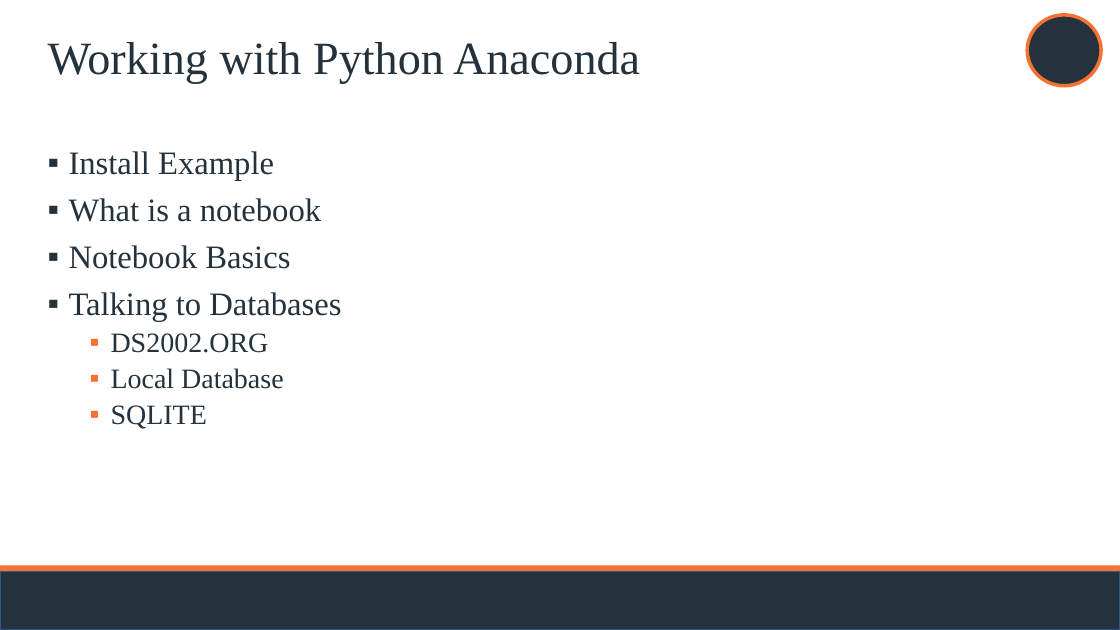
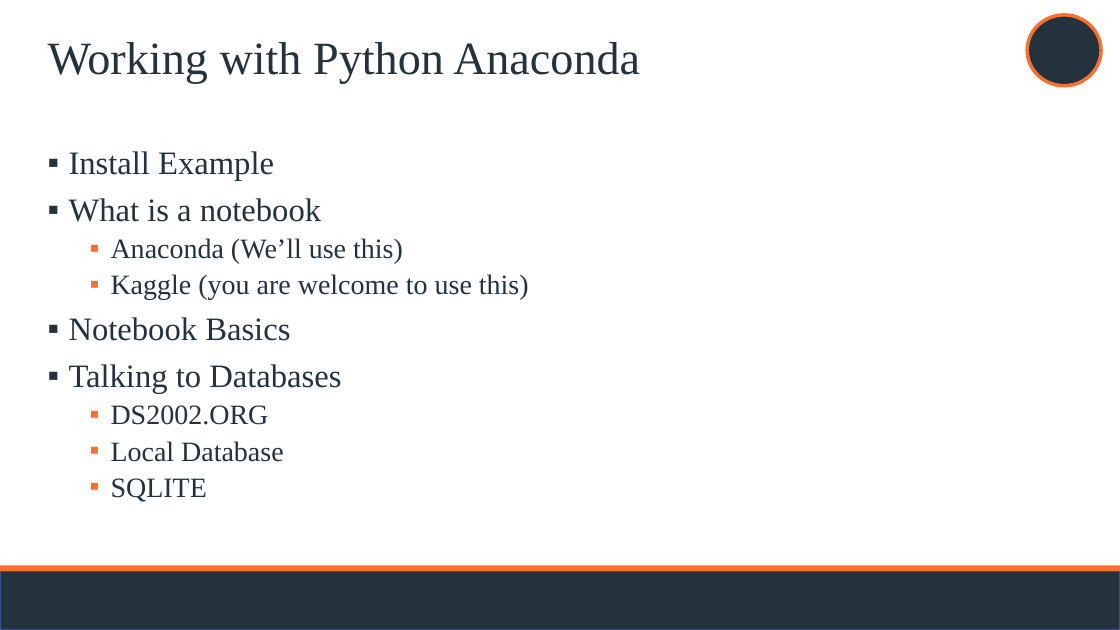
Before and after one commit to fourfeatherz/DS2002F24, a slide deck: slide 3 of decks/Python and Databases.pptx. Drawn at 1120x630 pixels with LibreOffice and Linux fonts; fonts in the diff are those of the drawing; background and template pictures are left out. Boxes give left, top, right and bottom in pixels: in the first picture for what was removed or moved away, otherwise in the second. Text is boxed around its words. In the diff, an @@ line names an element or a change of style, - is before the commit and + after.

```diff
--- a/decks/Python and Databases.pptx
+++ b/decks/Python and Databases.pptx
@@ text at box(111, 238, 529, 300): paragraphs added @@
+  ▪ Anaconda (We’ll use this)
+  ▪ Kaggle (you are welcome to use this)
```
Also in this commit, not shown: 2 other files.
